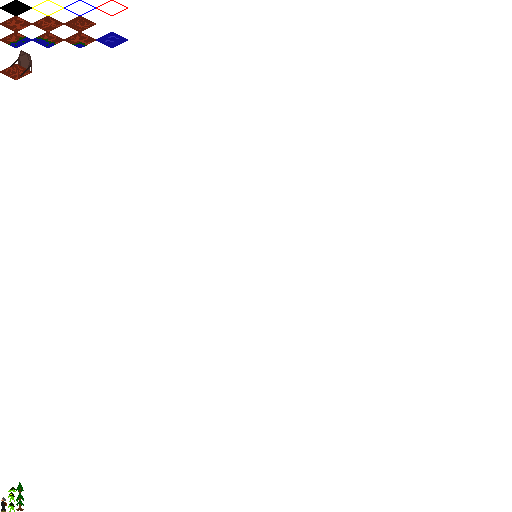
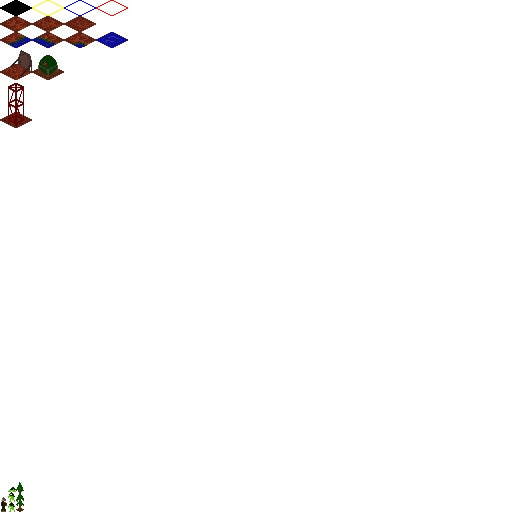
Layer changes from the first 512×512 image to the second:
painted on "Background" over [0, 55, 64, 512]
